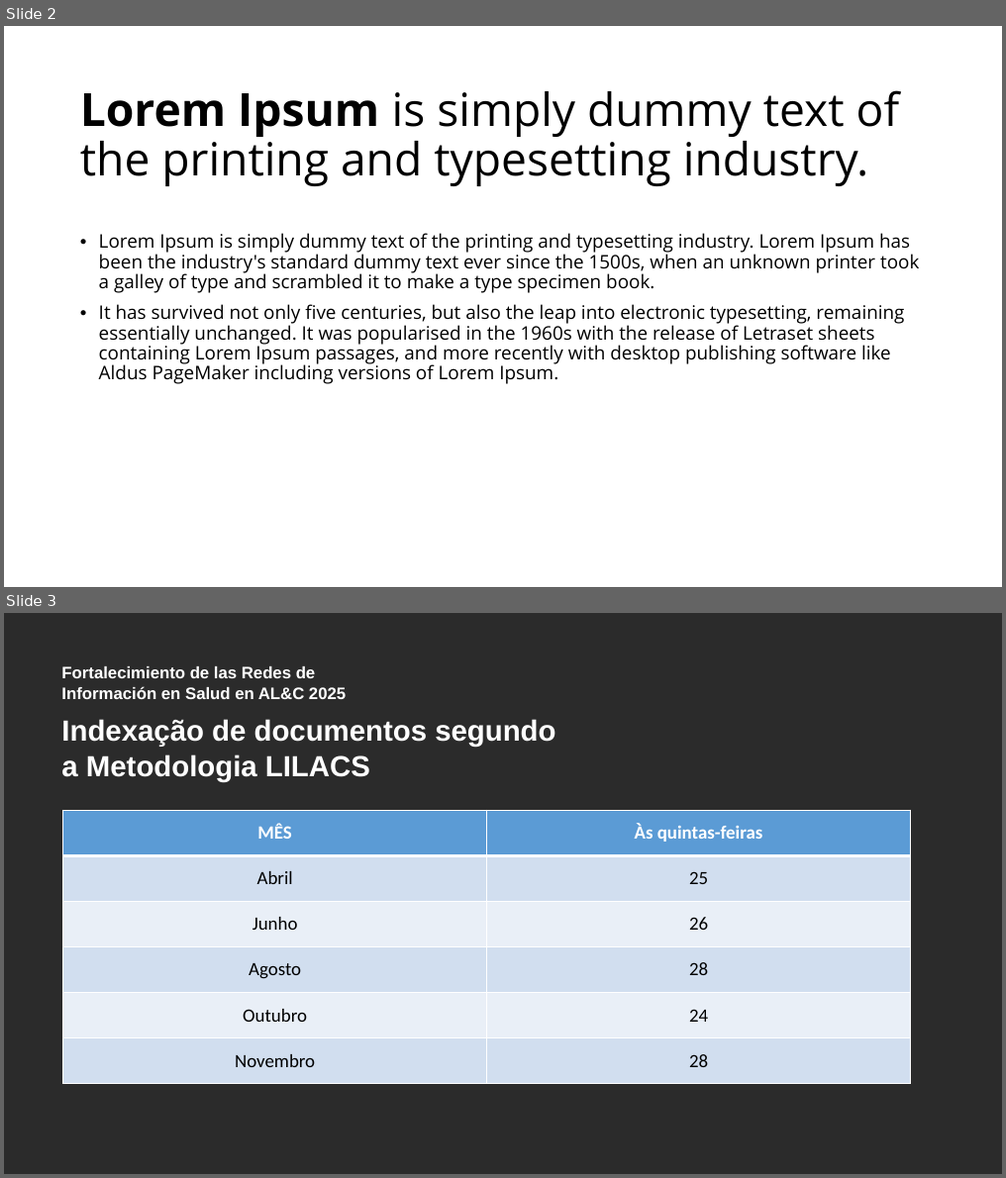
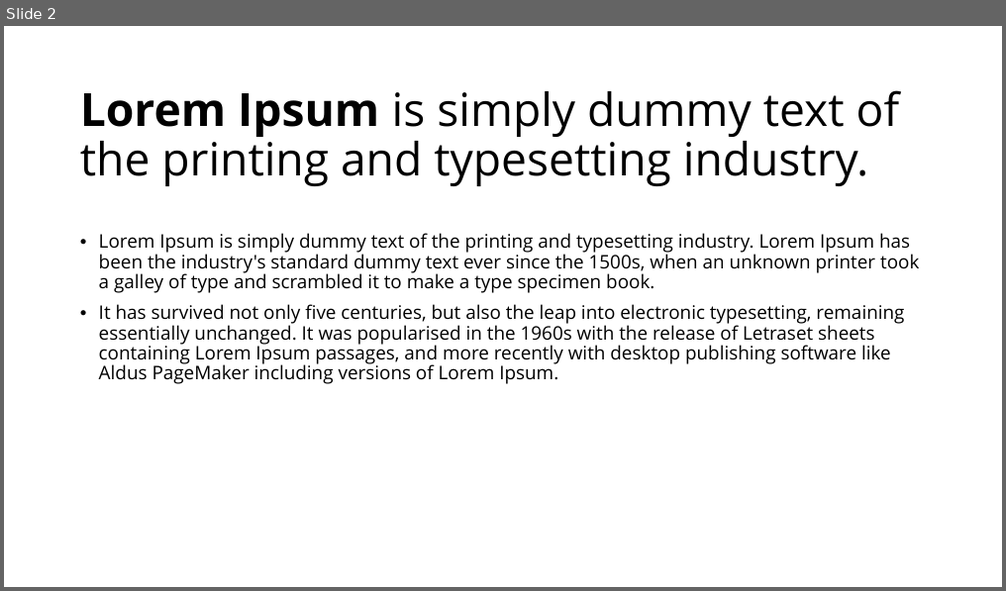
Before and after one commit to bireme/artes-graficas, a slide deck: slides/Capacitação 2026/slides/slide-en.pptx. Shown one above the other, each under a label of ours: slides 2 and 3 before the commit, slide 2 after it. The pictures are 1006x1178 and 1006x591 pixels, drawn with LibreOffice and Linux fonts; fonts in the diff are those of the drawing; background and template pictures are left out; a plain dark background stands for a picture behind light text. Boxes give left, top, right and bottom in pixels: in the first picture for what was removed or moved away, otherwise in the second. Text is boxed around its words. In the diff, an @@ line names an element or a change of style, - is before the commit and + after.

```diff
--- a/slides/Capacitação 2026/slides/slide-en.pptx
+++ b/slides/Capacitação 2026/slides/slide-en.pptx
@@ slide 3 removed at bbox=[4, 613, 1002, 1174], background picture (left out) @@
@@ text removed at bbox=[61, 666, 346, 699] @@
-Fortalecimiento de las Redes de
-Información en Salud en AL&C 2025
@@ text removed at bbox=[61, 719, 555, 782] @@
-Indexação de documentos segundo a Metodologia LILACS
@@ table removed at bbox=[63, 810, 911, 1084], 6 rows, 2 columns @@
-MÊS | Às quintas-feiras
-Abril | 25
-Junho | 26
-Agosto | 28
-Outubro | 24
-Novembro | 28
```
Also in this commit, not shown: 1 slide added, 2 other slides removed, 19 other files.
